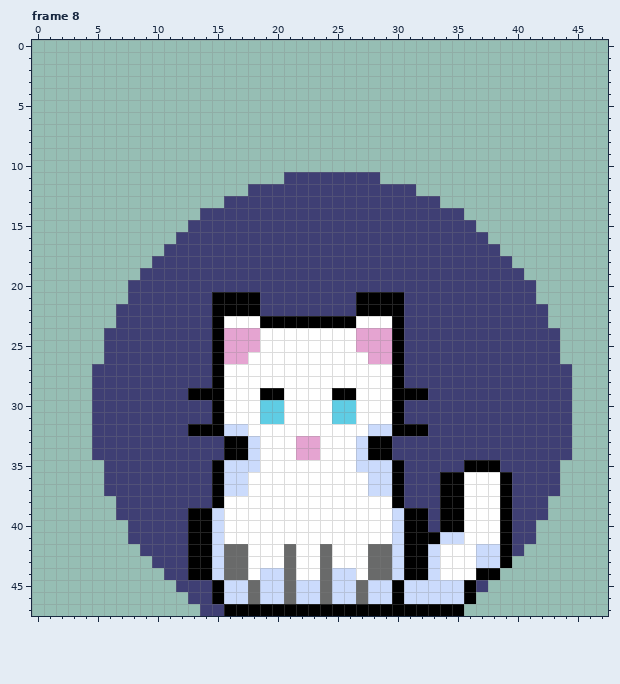
Two states of a animated GIF sprite, public/images/Github logo.gif. The first picture shows the starting point.
The file is 48x48 pixels, 14 frames. Shown: frame 8. The commit also changed other frames, which this record leaves out.
Once edited:
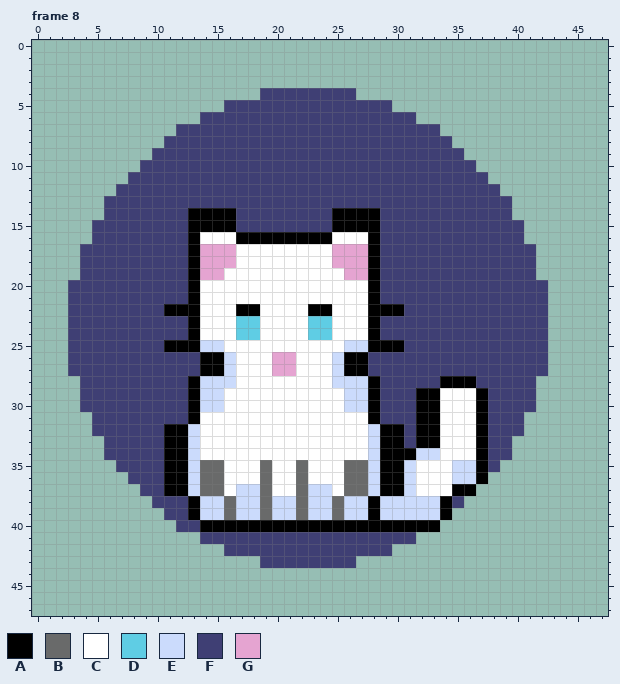
Palette (. is transparent): A #000000  B #696a6a  C #ffffff  D #5fcde4  E #cbdbfc  F #3f3f74  G #e5a4d1
The exact change:
--- frame 8
@@ x 0..47 @@
  3 ................................................
- 4 ................................................
- 5 ................................................
- 6 ................................................
- 7 ................................................
- 8 ................................................
- 9 ................................................
-10 ................................................
-11 .....................FFFFFFFF...................
-12 ..................FFFFFFFFFFFFFF................
-13 ................FFFFFFFFFFFFFFFFFF..............
-14 ..............FFFFFFFFFFFFFFFFFFFFFF............
-15 .............FFFFFFFFFFFFFFFFFFFFFFFF...........
-16 ............FFFFFFFFFFFFFFFFFFFFFFFFFF..........
-17 ...........FFFFFFFFFFFFFFFFFFFFFFFFFFFF.........
-18 ..........FFFFFFFFFFFFFFFFFFFFFFFFFFFFFF........
-19 .........FFFFFFFFFFFFFFFFFFFFFFFFFFFFFFFF.......
-20 ........FFFFFFFFFFFFFFFFFFFFFFFFFFFFFFFFFF......
-21 ........FFFFFFFAAAAFFFFFFFFAAAAFFFFFFFFFFF......
-22 .......FFFFFFFFAAAAFFFFFFFFAAAAFFFFFFFFFFFF.....
-23 .......FFFFFFFFACCCAAAAAAAACCCAFFFFFFFFFFFF.....
-24 ......FFFFFFFFFAGGGCCCCCCCCGGGAFFFFFFFFFFFFF....
-25 ......FFFFFFFFFAGGGCCCCCCCCGGGAFFFFFFFFFFFFF....
-26 ......FFFFFFFFFAGGCCCCCCCCCCGGAFFFFFFFFFFFFF....
-27 .....FFFFFFFFFFACCCCCCCCCCCCCCAFFFFFFFFFFFFFF...
-28 .....FFFFFFFFFFACCCCCCCCCCCCCCAFFFFFFFFFFFFFF...
-29 .....FFFFFFFFAAACCCAACCCCAACCCAAAFFFFFFFFFFFF...
-30 .....FFFFFFFFFFACCCDDCCCCDDCCCAFFFFFFFFFFFFFF...
-31 .....FFFFFFFFFFACCCDDCCCCDDCCCAFFFFFFFFFFFFFF...
-32 .....FFFFFFFFAAAEECCCCCCCCCCEEAAAFFFFFFFFFFFF...
-33 .....FFFFFFFFFFFAAECCCGGCCCEAAFFFFFFFFFFFFFFF...
-34 .....FFFFFFFFFFFAAECCCGGCCCEAAFFFFFFFFFFFFFFF...
-35 ......FFFFFFFFFAEEECCCCCCCCEEEAFFFFFAAAFFFFF....
-36 ......FFFFFFFFFAEECCCCCCCCCCEEAFFFAACCCAFFFF....
-37 ......FFFFFFFFFAEECCCCCCCCCCEEAFFFAACCCAFFFF....
-38 .......FFFFFFFFACCCCCCCCCCCCCCAFFFAACCCAFFF.....
-39 .......FFFFFFAAECCCCCCCCCCCCCCEAAFAACCCAFFF.....
-40 ........FFFFFAAECCCCCCCCCCCCCCEAAFAACCCAFF......
-41 ........FFFFFAAECCCCCCCCCCCCCCEAAAEECCCAFF......
-42 .........FFFFAAEBBCCCBCCBCCCBBEAAECCCEEAF.......
-43 ..........FFFAAEBBCCCBCCBCCCBBEAAECCCEEA........
-44 ...........FFAAEBBCEEBCCBEECBBEAAECCCAA.........
-45 ............FFFAEEBEEBEEBEEBEEAEEEEEAF..........
-46 .............FFAEEBEEBEEBEEBEEAEEEEEA...........
-47 ..............FFAAAAAAAAAAAAAAAAAAAA............
+ 4 ...................FFFFFFFF.....................
+ 5 ................FFFFFFFFFFFFFF..................
+ 6 ..............FFFFFFFFFFFFFFFFFF................
+ 7 ............FFFFFFFFFFFFFFFFFFFFFF..............
+ 8 ...........FFFFFFFFFFFFFFFFFFFFFFFF.............
+ 9 ..........FFFFFFFFFFFFFFFFFFFFFFFFFF............
+10 .........FFFFFFFFFFFFFFFFFFFFFFFFFFFF...........
+11 ........FFFFFFFFFFFFFFFFFFFFFFFFFFFFFF..........
+12 .......FFFFFFFFFFFFFFFFFFFFFFFFFFFFFFFF.........
+13 ......FFFFFFFFFFFFFFFFFFFFFFFFFFFFFFFFFF........
+14 ......FFFFFFFAAAAFFFFFFFFAAAAFFFFFFFFFFF........
+15 .....FFFFFFFFAAAAFFFFFFFFAAAAFFFFFFFFFFFF.......
+16 .....FFFFFFFFACCCAAAAAAAACCCAFFFFFFFFFFFF.......
+17 ....FFFFFFFFFAGGGCCCCCCCCGGGAFFFFFFFFFFFFF......
+18 ....FFFFFFFFFAGGGCCCCCCCCGGGAFFFFFFFFFFFFF......
+19 ....FFFFFFFFFAGGCCCCCCCCCCGGAFFFFFFFFFFFFF......
+20 ...FFFFFFFFFFACCCCCCCCCCCCCCAFFFFFFFFFFFFFF.....
+21 ...FFFFFFFFFFACCCCCCCCCCCCCCAFFFFFFFFFFFFFF.....
+22 ...FFFFFFFFAAACCCAACCCCAACCCAAAFFFFFFFFFFFF.....
+23 ...FFFFFFFFFFACCCDDCCCCDDCCCAFFFFFFFFFFFFFF.....
+24 ...FFFFFFFFFFACCCDDCCCCDDCCCAFFFFFFFFFFFFFF.....
+25 ...FFFFFFFFAAAEECCCCCCCCCCEEAAAFFFFFFFFFFFF.....
+26 ...FFFFFFFFFFFAAECCCGGCCCEAAFFFFFFFFFFFFFFF.....
+27 ...FFFFFFFFFFFAAECCCGGCCCEAAFFFFFFFFFFFFFFF.....
+28 ....FFFFFFFFFAEEECCCCCCCCEEEAFFFFFAAAFFFFF......
+29 ....FFFFFFFFFAEECCCCCCCCCCEEAFFFAACCCAFFFF......
+30 ....FFFFFFFFFAEECCCCCCCCCCEEAFFFAACCCAFFFF......
+31 .....FFFFFFFFACCCCCCCCCCCCCCAFFFAACCCAFFF.......
+32 .....FFFFFFAAECCCCCCCCCCCCCCEAAFAACCCAFFF.......
+33 ......FFFFFAAECCCCCCCCCCCCCCEAAFAACCCAFF........
+34 ......FFFFFAAECCCCCCCCCCCCCCEAAAEECCCAFF........
+35 .......FFFFAAEBBCCCBCCBCCCBBEAAECCCEEAF.........
+36 ........FFFAAEBBCCCBCCBCCCBBEAAECCCEEA..........
+37 .........FFAAEBBCEEBCCBEECBBEAAECCCAA...........
+38 ..........FFFAEEBEEBEEBEEBEEAEEEEEAF............
+39 ...........FFAEEBEEBEEBEEBEEAEEEEEA.............
+40 ............FFAAAAAAAAAAAAAAAAAAAA..............
+41 ..............FFFFFFFFFFFFFFFFFF................
+42 ................FFFFFFFFFFFFFF..................
+43 ...................FFFFFFFF.....................
+44 ................................................
+45 ................................................
+46 ................................................
+47 ................................................
Where, in picture pixels (left, top, right, bottom), the same in both pictures:
changed: (68, 88, 572, 616)
